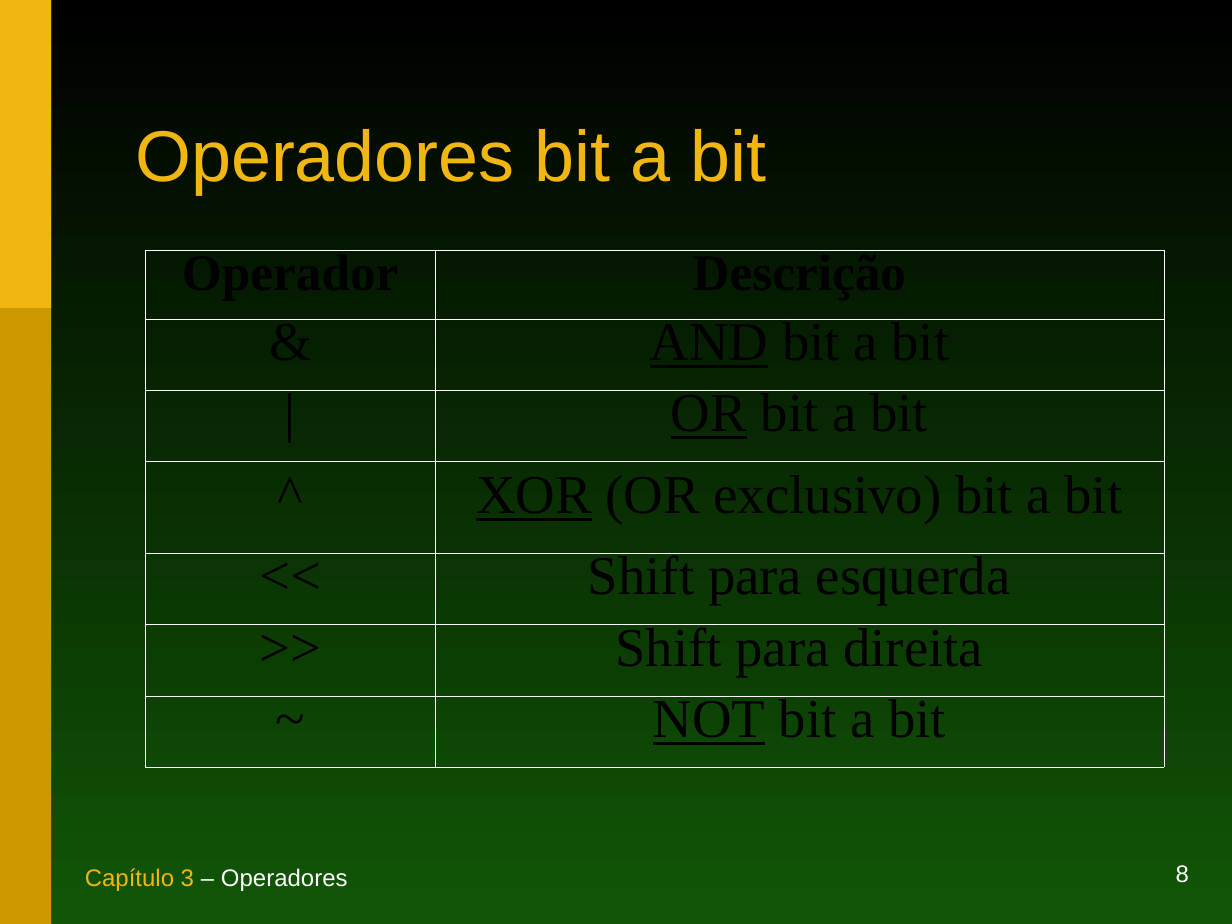
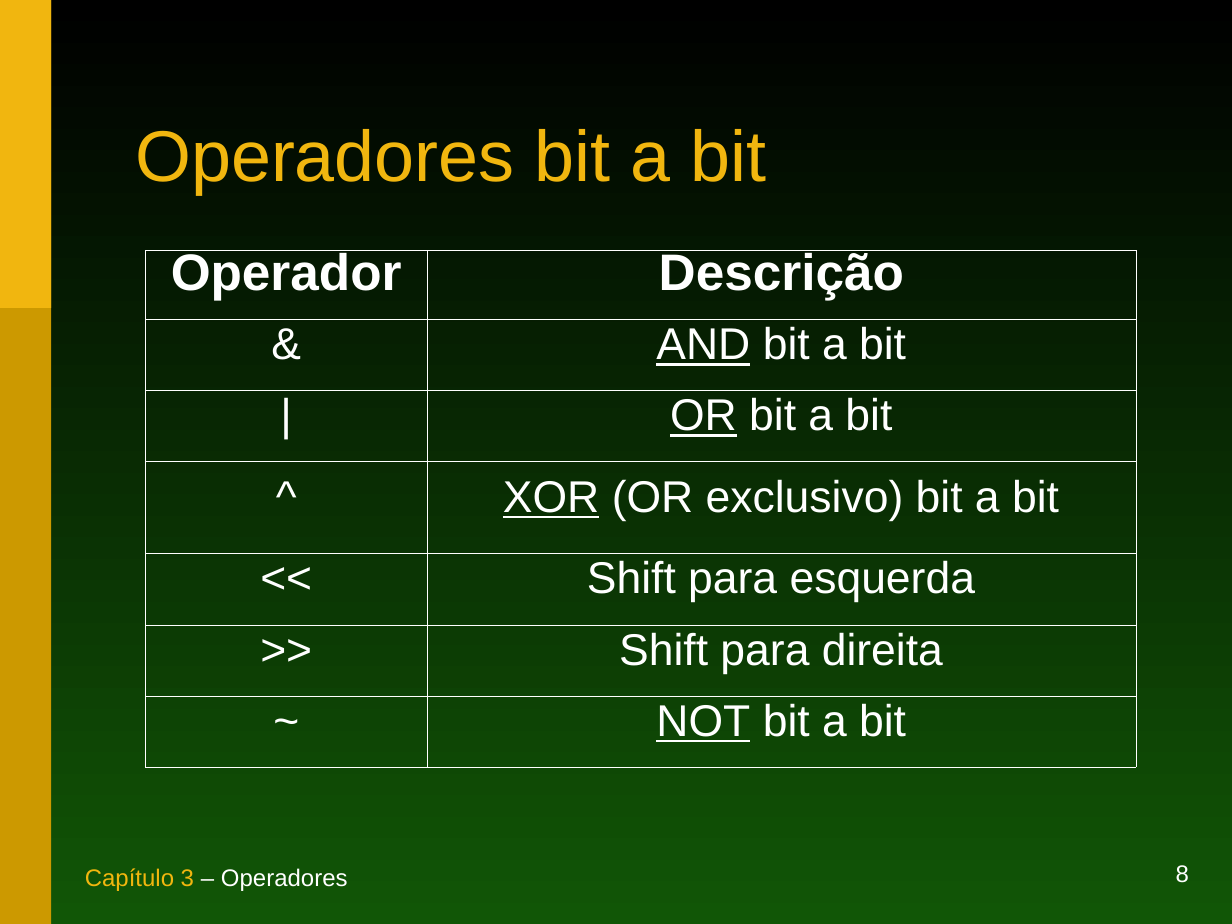
Before and after one commit to duchesqui/slzvieira-training, a slide deck: slide 8 of 1-Java-Programmer-Modulo-I/03.Capitulo03.ppt. Drawn at 1232x924 pixels with LibreOffice and Linux fonts; fonts in the diff are those of the drawing. Boxes give left, top, right and bottom in pixels: in the first picture for what was removed or moved away, otherwise in the second. Text is boxed around its words. In the diff, an @@ line names an element or a change of style, - is before the commit and + after.

```diff
--- a/1-Java-Programmer-Modulo-I/03.Capitulo03.ppt
+++ b/1-Java-Programmer-Modulo-I/03.Capitulo03.ppt
@@ table at (145,250,1136,766) @@
@@ font Times New Roman to Arial, text colour #000000 to #FFFFFF @@
@@ size 32 to 26 pt in "&", "AND bit a bit", "|", "OR bit a bit" and 8 more places @@
@@ table: place and size @@
-table at (145,250,1164,766)
+table at (145,250,1136,766)
```
Also in this commit, not shown: 8 other slides changed, 2 other files.
